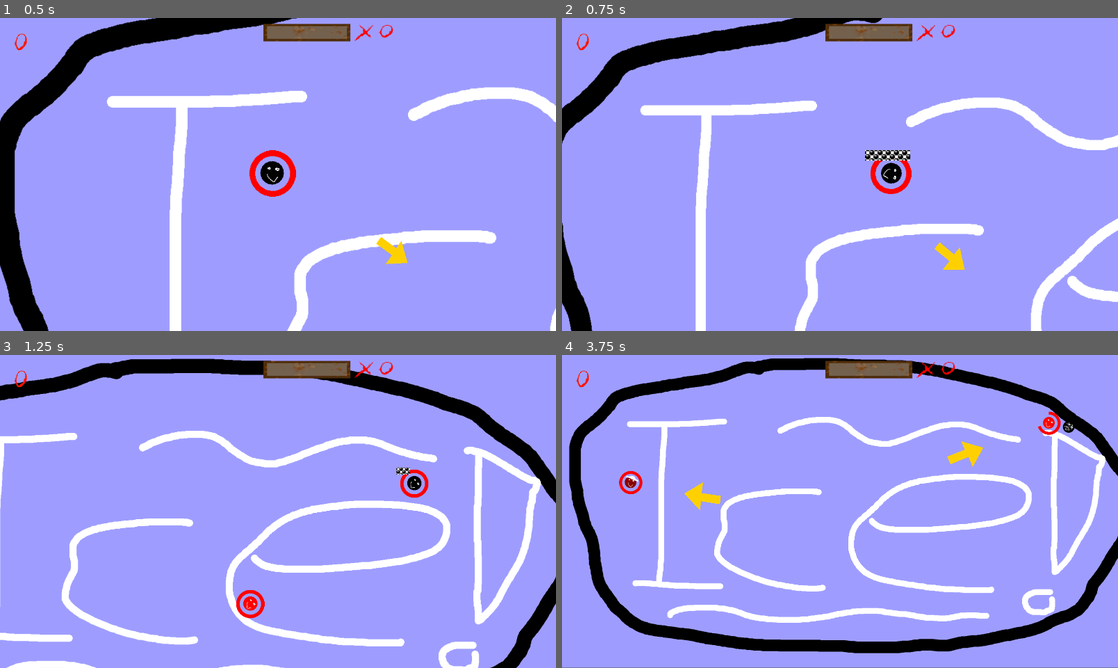
Above: before the commit, frames 1-4 (two rows, left to right).
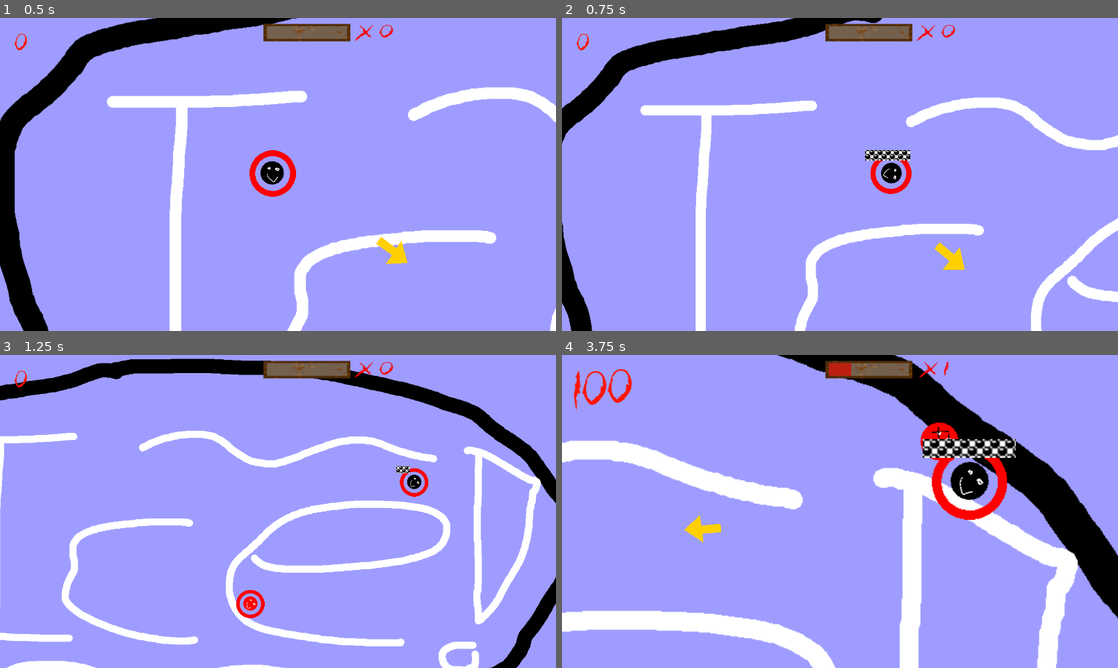
Above: after the commit, the same moments.

Repository: Junber/LD-47
Game: Godot game, scene res://Scenes/Root.tscn
Two runs of this game, one before a commit and one after it. Both use one fixed random seed, a clock stepped at 60 frames per second and the inputs below. Sound files missing from this copy of the repository are replaced by a short silence.
Inputs (mouse positions are in pixels of both pictures, inside the frame that each line leads up to):
- Up to frame 1 (0.5 s): no input
- Up to frame 2 (0.75 s): move the mouse to (962, 158) at 0.52 s; hold D (move_right) from 0.53 s (still down); tap Space (boost) at 0.6 s; click (962, 158) at 0.67 s
- Up to frame 3 (1.25 s): keep holding D (move_right)
- Up to frame 4 (3.75 s): move the mouse to (728, 527) at 1.27 s; release D (move_right) at 1.28 s; hold S (move_down) 1.28-2.03 s; tap Space (boost) every 0.75 s from 1.35 to 3.6 s; click (728, 527) at 1.42 s; move the mouse to (895, 442) at 2.02 s; hold D (move_right) 2.03-2.78 s; click (895, 442) at 2.17 s; move the mouse to (812, 574) at 2.77 s; hold W (move_up) 2.78-3.53 s; click (812, 574) at 2.92 s; move the mouse to (1006, 558) at 3.52 s; hold A (move_left) from 3.53 s (still down); click (1006, 558) at 3.67 s

Frame 1 is identical in both runs. In frame 2, 0.1% of the frame differs, in the area x 54-63%, y 42-57%; in frame 3, 0.2%; in frame 4, 34%, in the area x 0-100%, y 0-100%.

Commit message:
add movement that follows mouse

Diff:
--- a/Scripts/Player.gd
+++ b/Scripts/Player.gd
@@ -25,10 +25,12 @@
 	if dead:
 		return Vector2(0,0)
 	else:
-		var x = int(Input.is_action_pressed("move_right")) - int(Input.is_action_pressed("move_left"))
-		var y = int(Input.is_action_pressed("move_down")) - int(Input.is_action_pressed("move_up"))
-
-		return Vector2(x,y)
+		if Input.is_mouse_button_pressed(1):
+			return position.direction_to(get_global_mouse_position())
+		else:
+			var x = int(Input.is_action_pressed("move_right")) - int(Input.is_action_pressed("move_left"))
+			var y = int(Input.is_action_pressed("move_down")) - int(Input.is_action_pressed("move_up"))
+			return Vector2(x,y).normalized()
 
 func enemyDied():
 	$PlayerCamera.zoom = $PlayerCamera.zoom * 0.6
--- a/project.godot
+++ b/project.godot
@@ -57,6 +57,7 @@
 boost={
 "deadzone": 0.5,
 "events": [ Object(InputEventKey,"resource_local_to_scene":false,"resource_name":"","device":0,"alt":false,"shift":false,"control":false,"meta":false,"command":false,"pressed":false,"scancode":32,"unicode":0,"echo":false,"script":null)
+, Object(InputEventMouseButton,"resource_local_to_scene":false,"resource_name":"","device":0,"alt":false,"shift":false,"control":false,"meta":false,"command":false,"button_mask":0,"position":Vector2( 0, 0 ),"global_position":Vector2( 0, 0 ),"factor":1.0,"button_index":2,"pressed":false,"doubleclick":false,"script":null)
  ]
 }
 open_options={
